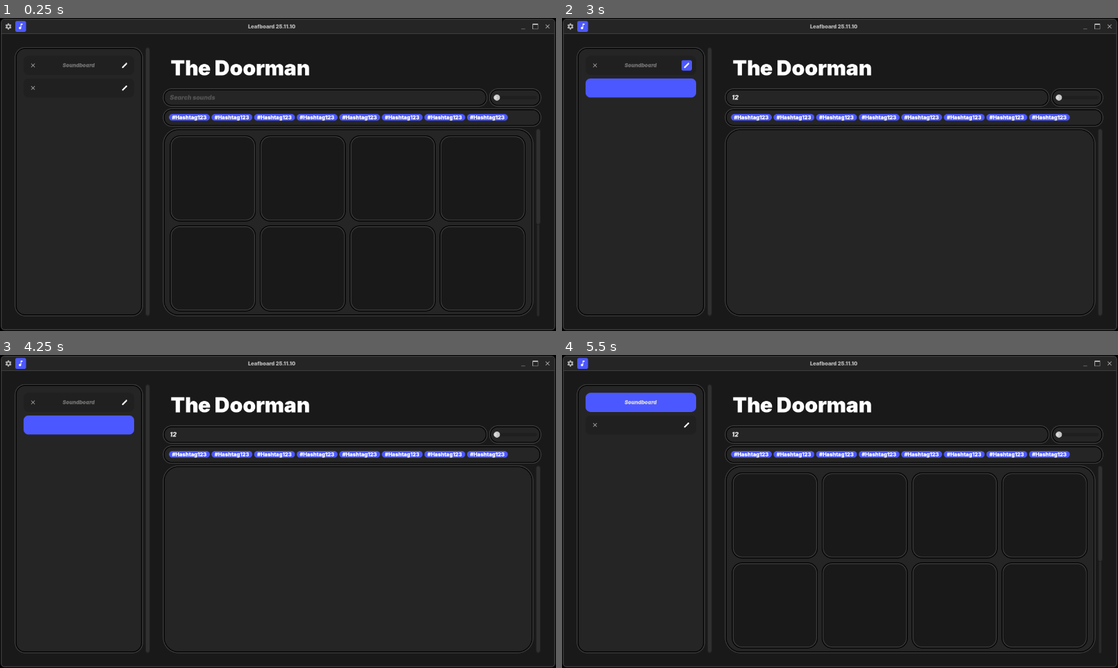
Above: before the commit, frames 1-4 (two rows, left to right).
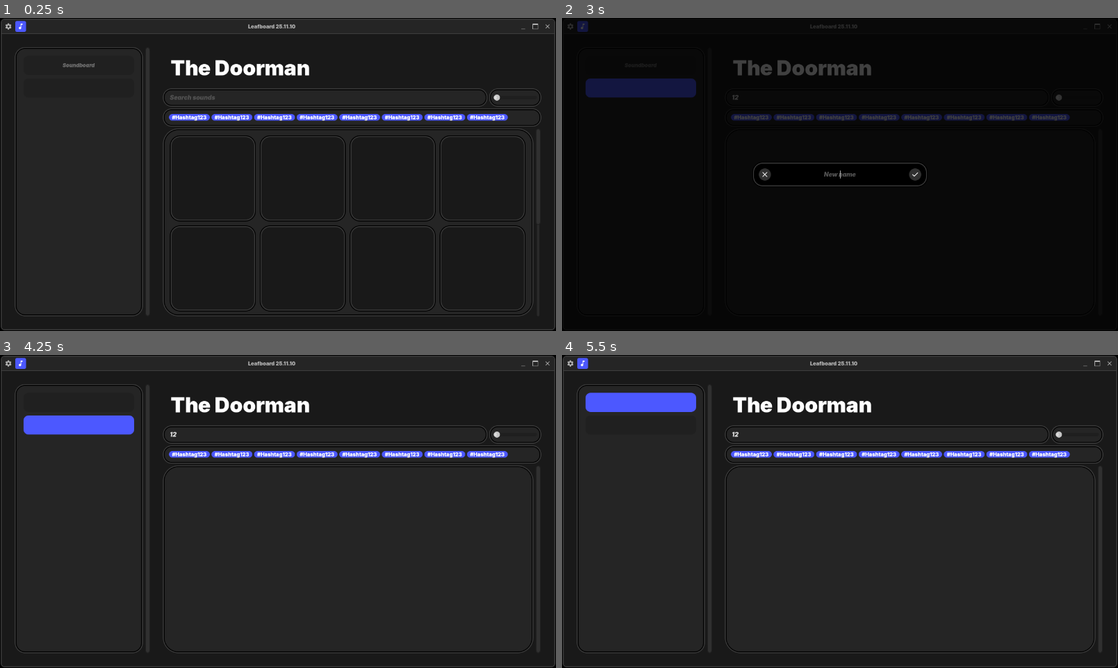
Above: after the commit, the same moments.

Repository: Dinno-DEV/leafboard
Game: Godot game, scene res://root_scenes/MainScene.tscn
Two runs of this game, one before a commit and one after it. Both use one fixed random seed, a clock stepped at 60 frames per second and the inputs below.
Inputs (mouse positions are in pixels of both pictures, inside the frame that each line leads up to):
- Up to frame 1 (0.25 s): no input
- Up to frame 2 (3 s): click (884, 96) at 0.52 s; type "12" at 0.6 s; click "Soundboard" at 1.25 s; click (639, 86) at 2 s; click (684, 64) at 2.77 s
- Up to frame 3 (4.25 s): click (355, 511) at 3.52 s
- Up to frame 4 (5.5 s): click (639, 401) at 4.25 s; click (562, 355) at 5 s

The runs differ from the first frame. In frame 1, less than 0.1% of the frame differs, in the area x 5-23%, y 14-24%; in frame 2, 71%, in the area x 0-100%, y 0-100%; in frame 3, less than 0.1%; in frame 4, 1.1%.

Commit message:
CategoryButton updated

Diff:
--- a/components/CategoryButton.gd
+++ b/components/CategoryButton.gd
@@ -5,8 +5,44 @@
 @export var delete_button:Button
 @export var edit_button:Button
 
-func _on_toggled(toggled_on: bool) -> void:
-	if !delete_button and !edit_button: return
-	match toggled_on:
-		true: delete_button.visible = false; edit_button.visible = false
-		false: delete_button.visible = true; edit_button.visible = true
+func _ready() -> void:
+	delete_button.pressed.connect(_on_delete_button_pressed)
+	edit_button.pressed.connect(_on_edit_button_pressed)
+	pressed.connect(_on_pressed)
+
+func get_category_name() -> String:
+	return text
+
+func set_category_name(new_name:String) -> void:
+	CategoryChangesBroadcaster.announce_name_change(get_category_name(), new_name)
+	text = new_name
+	button_id = new_name
+
+func _on_delete_button_pressed() -> void:
+	DialogConfirmation.reveal_dialogs()
+	if await DialogConfirmation.request_response("Are you sure?"):
+		CategoryChangesBroadcaster.announce_deleted(get_category_name())
+		self.queue_free()
+	DialogConfirmation.hide_dialogs()
+
+func _on_edit_button_pressed() -> void:
+	DialogTextInput.reveal_dialogs()
+	var response:Array = await DialogTextInput.request_response("New name")
+	if response[1]: set_category_name(response[0])
+	DialogTextInput.hide_dialogs()
+
+func _on_pressed() -> void:
+	pressed_id.emit(button_id)
+
+func _on_mouse_exited() -> void:
+	delete_button.visible = false
+	edit_button.visible = false
+
+func _on_mouse_entered() -> void:
+	if button_pressed: return
+	delete_button.visible = true
+	edit_button.visible = true
+
+func _on_button_down() -> void:
+	delete_button.visible = false
+	edit_button.visible = false
--- a/components/CategoryButton.tscn
+++ b/components/CategoryButton.tscn
@@ -7,12 +7,14 @@
 [node name="CategoryButton" type="Button" node_paths=PackedStringArray("delete_button", "edit_button")]
 custom_minimum_size = Vector2(120, 44)
 theme_type_variation = &"ButtonRad12"
+toggle_mode = true
 script = ExtResource("1_vpoof")
 delete_button = NodePath("DeleteButton")
 edit_button = NodePath("EditButton")
 metadata/_custom_type_script = "uid://coi3puogpj6af"
 
 [node name="DeleteButton" type="Button" parent="."]
+visible = false
 custom_minimum_size = Vector2(24, 24)
 layout_mode = 1
 anchors_preset = 4
@@ -29,6 +31,7 @@
 expand_icon = true
 
 [node name="EditButton" type="Button" parent="."]
+visible = false
 custom_minimum_size = Vector2(24, 24)
 layout_mode = 1
 anchors_preset = 6
@@ -46,4 +49,16 @@
 icon = ExtResource("3_ghbmn")
 expand_icon = true
 
-[connection signal="toggled" from="." to="." method="_on_toggled"]
+[connection signal="button_down" from="." to="." method="_on_button_down"]
+[connection signal="focus_entered" from="." to="." method="_on_mouse_entered"]
+[connection signal="focus_exited" from="." to="." method="_on_mouse_exited"]
+[connection signal="mouse_entered" from="." to="." method="_on_mouse_entered"]
+[connection signal="mouse_exited" from="." to="." method="_on_mouse_exited"]
+[connection signal="focus_entered" from="DeleteButton" to="." method="_on_mouse_entered"]
+[connection signal="focus_exited" from="DeleteButton" to="." method="_on_mouse_exited"]
+[connection signal="mouse_entered" from="DeleteButton" to="." method="_on_mouse_entered"]
+[connection signal="mouse_exited" from="DeleteButton" to="." method="_on_mouse_exited"]
+[connection signal="focus_entered" from="EditButton" to="." method="_on_mouse_entered"]
+[connection signal="focus_exited" from="EditButton" to="." method="_on_mouse_exited"]
+[connection signal="mouse_entered" from="EditButton" to="." method="_on_mouse_entered"]
+[connection signal="mouse_exited" from="EditButton" to="." method="_on_mouse_exited"]
